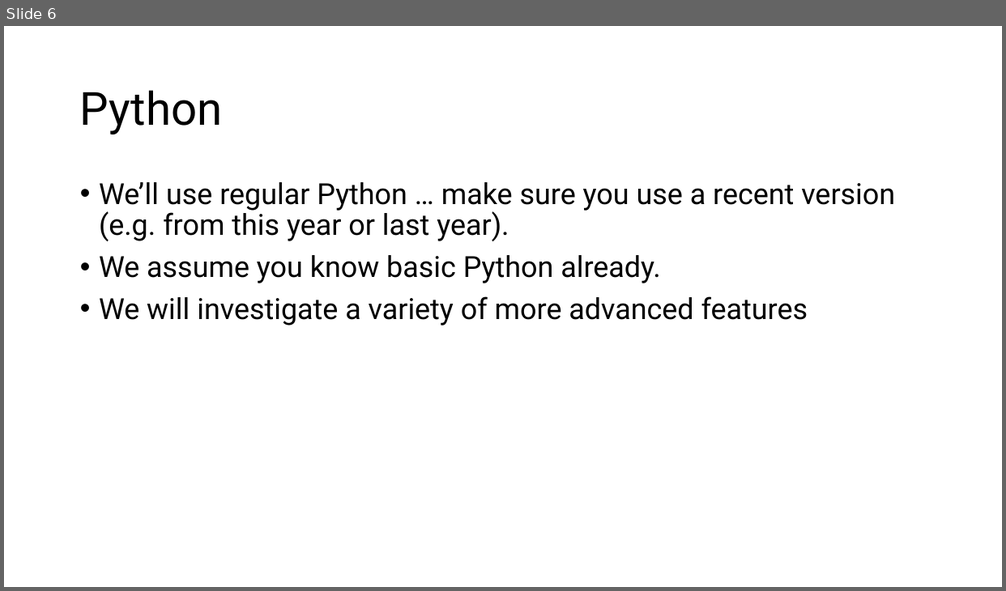
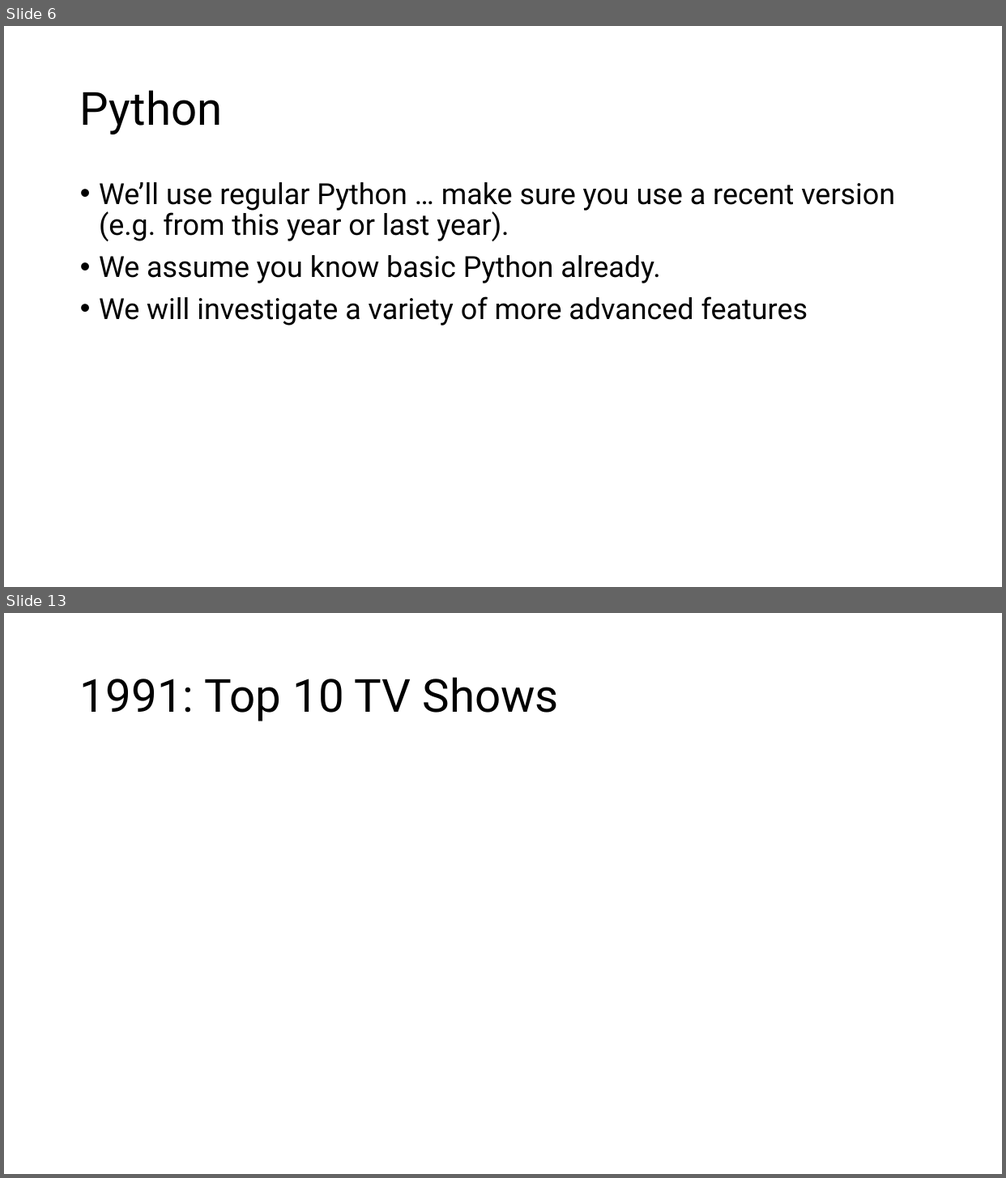
Before and after one commit to tjd1234/cmpt383fall2026, a slide deck: python/PythonIntro.pptx. Shown one above the other, each under a label of ours: slide 6 before the commit, slides 6 and 13 after it; the slides between them are not shown. The pictures are 1006x591 and 1006x1178 pixels, drawn with LibreOffice and Linux fonts; fonts in the diff are those of the drawing. Boxes give left, top, right and bottom in pixels: in the first picture for what was removed or moved away, otherwise in the second. Text is boxed around its words. In the diff, an @@ line names an element or a change of style, - is before the commit and + after.

```diff
--- a/python/PythonIntro.pptx
+++ b/python/PythonIntro.pptx
@@ slide 13 added at bbox=[4, 613, 1002, 1174], background #FFFFFF @@
@@ title added at bbox=[80, 677, 559, 722], 44 pt, text #000000 @@
+1991: Top 10 TV Shows
```
Also in this commit, not shown: 3 slides changed, 13 other slides added, 1 other file.
